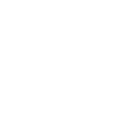
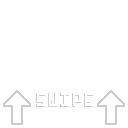
Two versions of the same layered image (128×128). Layer-by-layer changes:
added layer "Layer 2" above "Layer 1" over box(36, 93, 93, 107)
painted on "Layer 1" over box(3, 90, 125, 125)
